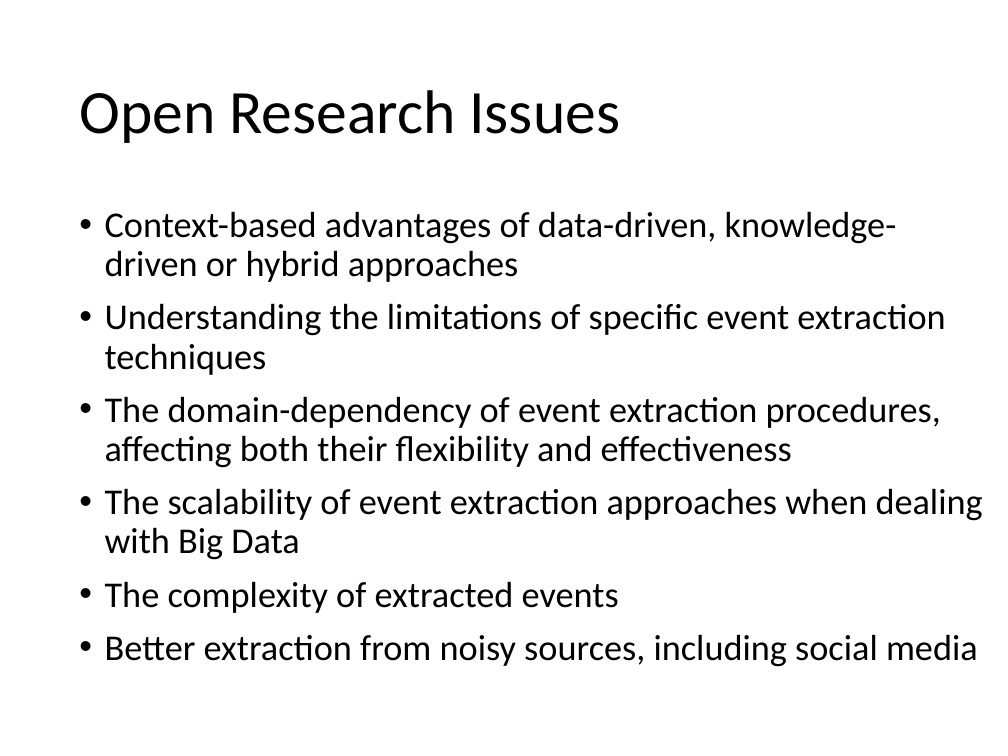
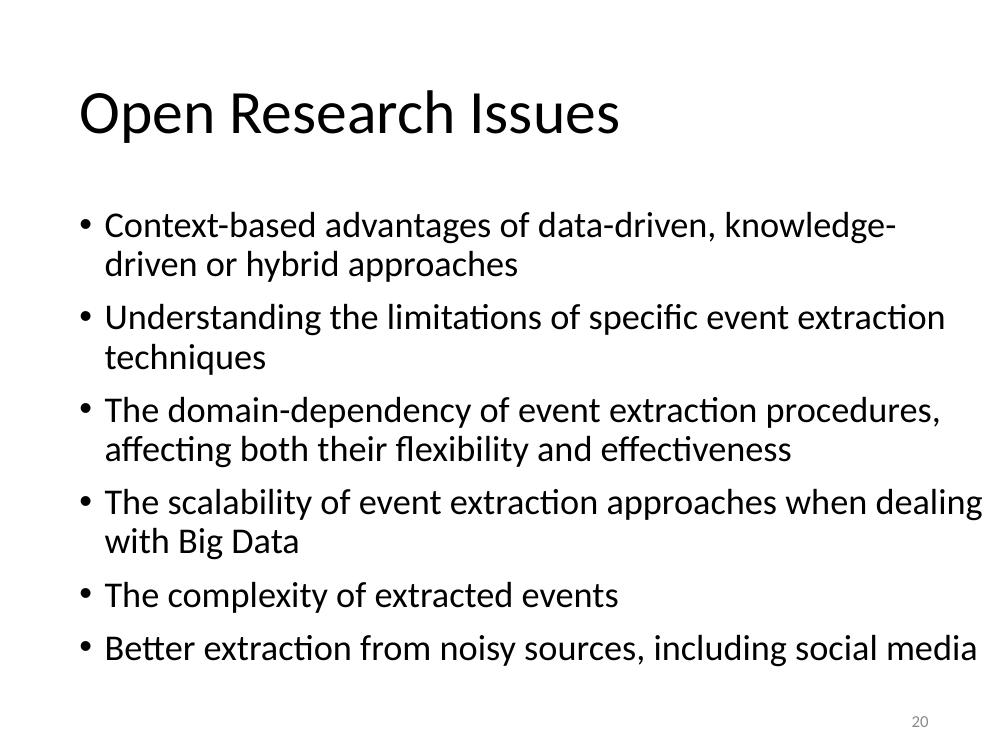
Before and after one commit to evhart/smasac-tutorial, a slide deck: slide 20 of slides/pptx/5-event-extraction.pptx. Drawn at 1008x756 pixels with LibreOffice and Linux fonts; fonts in the diff are those of the drawing. Boxes give left, top, right and bottom in pixels: in the first picture for what was removed or moved away, otherwise in the second. Text is boxed around its words. In the diff, an @@ line names an element or a change of style, - is before the commit and + after.

```diff
--- a/slides/pptx/5-event-extraction.pptx
+++ b/slides/pptx/5-event-extraction.pptx
@@ page number added at bbox=[912, 716, 929, 727], 12 pt, text #8C8C8C @@
+20
```
Also in this commit, not shown: 20 other slides changed, 5 other files.
